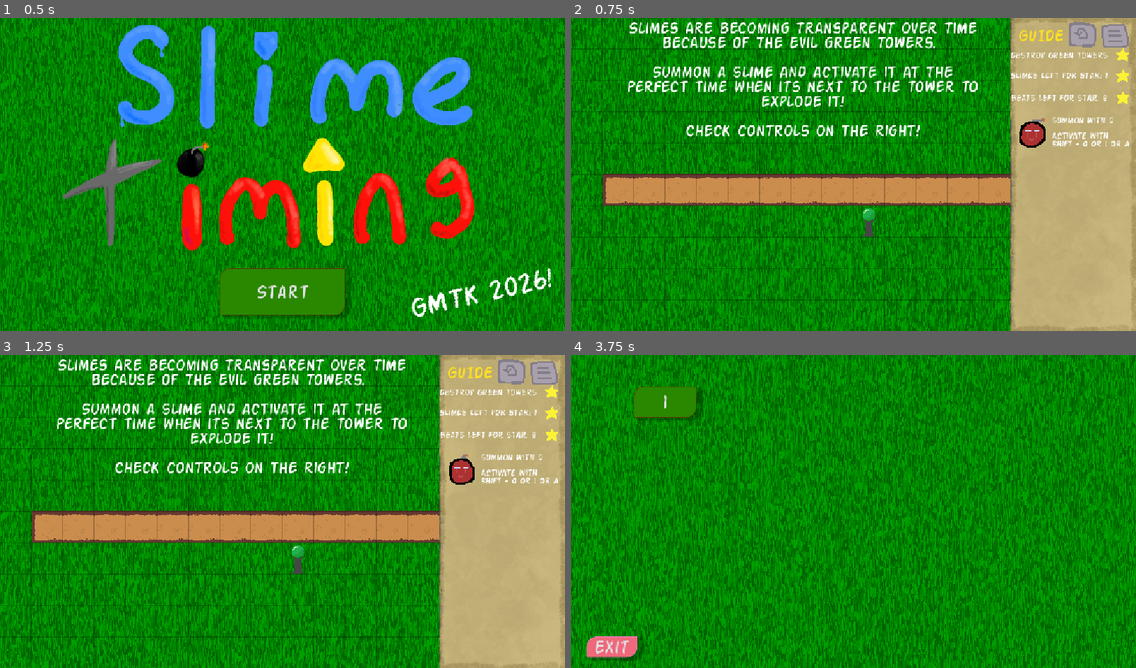
Above: before the commit, frames 1-4 (two rows, left to right).
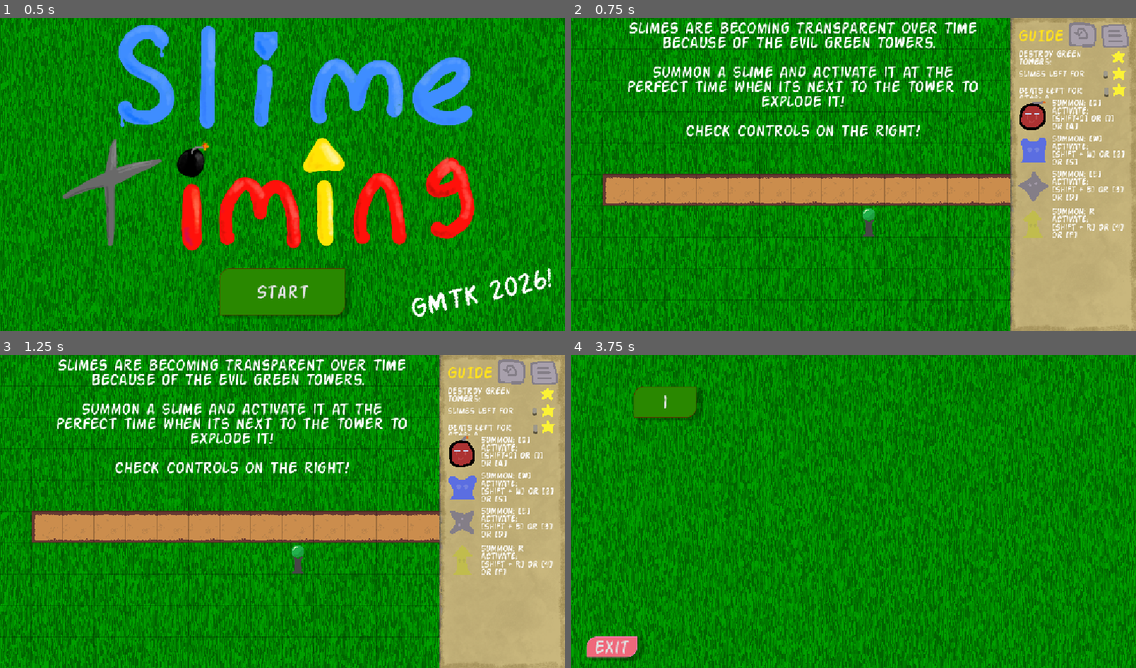
Above: after the commit, the same moments.

Repository: PeanutPiglet/SlimeTiming
Game: Godot game, scene res://levels/level_host.tscn
Same seed, same stepped clock (60 frames per second), same inputs: the game is played once before the commit and once after it.
Inputs (mouse positions are in pixels of both pictures, inside the frame that each line leads up to):
- Up to frame 1 (0.5 s): no input
- Up to frame 2 (0.75 s): click "Start" at 0.5 s
- Up to frame 3 (1.25 s): no input
- Up to frame 4 (3.75 s): click (1085, 370) at 1.25 s; click (1085, 370) at 2 s; click (1085, 370) at 2.75 s; click (1113, 373) at 3.5 s

Frame 1 is identical in both runs. In frame 2, 3.7% of the frame differs, in the area x 77-99%, y 9-71%; in frame 3, 3.7%; in frame 4, nothing differs.

Commit message:
fix: z-index fixes and restart overlay art

Diff:
--- /dev/null
+++ b/common/restart_overlay.tscn
@@ -0,0 +1,35 @@
+[gd_scene format=3 uid="uid://cecp73e47b7hk"]
+
+[ext_resource type="Texture2D" uid="uid://cujoitwnokvu4" path="res://assets/restart_overlay/restart_overlayaseprite.png" id="1_57l2e"]
+[ext_resource type="FontFile" uid="uid://do3ekmvsagx75" path="res://font/Action_Man.ttf" id="2_3n6go"]
+
+[sub_resource type="AtlasTexture" id="AtlasTexture_85r64"]
+atlas = ExtResource("1_57l2e")
+region = Rect2(0, 0, 256, 256)
+
+[sub_resource type="SpriteFrames" id="SpriteFrames_cymu5"]
+animations = [{
+"frames": [{
+"duration": 1.0,
+"texture": SubResource("AtlasTexture_85r64")
+}],
+"loop": 1,
+"name": &"default",
+"speed": 5.0
+}]
+
+[node name="RestartOverlay" type="Node2D" unique_id=469869890]
+z_index = 200
+
+[node name="AnimatedSprite2D" type="AnimatedSprite2D" parent="." unique_id=1152366320]
+sprite_frames = SubResource("SpriteFrames_cymu5")
+
+[node name="RichTextLabel" type="RichTextLabel" parent="." unique_id=1194126776]
+offset_left = -126.0
+offset_top = 82.0
+offset_right = 140.0
+offset_bottom = 117.0
+theme_override_colors/default_color = Color(0.4117647, 0.41568628, 0.41568628, 1)
+theme_override_fonts/normal_font = ExtResource("2_3n6go")
+theme_override_font_sizes/normal_font_size = 20
+text = "press [P] or [↓] to restart"
--- a/common/sidebar.tscn
+++ b/common/sidebar.tscn
@@ -135,115 +135,107 @@
 position = Vector2(-3, 50)
 
 [node name="slime" type="AnimatedSprite2D" parent="explode" unique_id=403434904]
-position = Vector2(-80, -136)
+position = Vector2(-80, -172)
 sprite_frames = SubResource("SpriteFrames_0xmcs")
 autoplay = "default"
 
 [node name="RichTextLabel" type="RichTextLabel" parent="explode" unique_id=404675642]
 offset_left = -40.0
-offset_top = -167.0
+offset_top = -203.0
 offset_right = 120.0
-offset_bottom = -85.0
-theme = ExtResource("4_i141i")
-text = "Summon with q
-
-Activate with
-Shift + q or 1 or A"
+offset_bottom = -121.0
+theme = ExtResource("4_i141i")
+text = "Summon: [Q]
+Activate: [Shift+Q] OR [1] or [A]"
 
 [node name="defense" type="Node2D" parent="." unique_id=1122954073]
-visible = false
 
 [node name="AnimatedSprite2D" type="AnimatedSprite2D" parent="defense" unique_id=529749863]
-position = Vector2(-80, -24)
+position = Vector2(-81, -56)
 sprite_frames = SubResource("SpriteFrames_hkp47")
 autoplay = "default"
 
 [node name="RichTextLabel" type="RichTextLabel" parent="defense" unique_id=1285986759]
-offset_left = -42.0
-offset_top = -48.0
-offset_right = 126.0
-offset_bottom = 29.0
-theme = ExtResource("4_i141i")
-text = "Summon with W
-
-Activate with
-Shift + W or 2 or S"
+offset_left = -43.0
+offset_top = -80.0
+offset_right = 125.0
+offset_bottom = -3.0
+theme = ExtResource("4_i141i")
+text = "Summon: [W]
+Activate:
+[Shift + W] or [2] or [S]"
 
 [node name="cross" type="Node2D" parent="." unique_id=1050518950]
-visible = false
 
 [node name="AnimatedSprite2D2" type="AnimatedSprite2D" parent="cross" unique_id=147380409]
-position = Vector2(-80, 112)
+position = Vector2(-80, 24)
 sprite_frames = SubResource("SpriteFrames_jwswx")
 autoplay = "default"
 
 [node name="RichTextLabel" type="RichTextLabel" parent="cross" unique_id=96182149]
 offset_left = -43.0
-offset_top = 80.0
+offset_top = -8.0
 offset_right = 125.0
-offset_bottom = 157.0
-theme = ExtResource("4_i141i")
-text = "Summon with E
-
-Activate with
-Shift + E or 3 or D"
+offset_bottom = 69.0
+theme = ExtResource("4_i141i")
+text = "Summon: [E]
+Activate:
+[Shift + E] or [3] or [D]"
 
 [node name="boost" type="Node2D" parent="." unique_id=1805860286]
-visible = false
 position = Vector2(-3, 50)
 
 [node name="AnimatedSprite2D3" type="AnimatedSprite2D" parent="boost" unique_id=649359359]
-position = Vector2(-83, 219)
+position = Vector2(-79, 47)
 sprite_frames = SubResource("SpriteFrames_1olay")
 autoplay = "default"
 
 [node name="RichTextLabel" type="RichTextLabel" parent="boost" unique_id=2124938839]
-offset_left = -44.0
-offset_top = 191.0
-offset_right = 123.0
-offset_bottom = 268.0
-theme = ExtResource("4_i141i")
-text = "Summon with R
-
-Activate with
-Shift + R or 4 or F"
+offset_left = -40.0
+offset_top = 19.0
+offset_right = 127.0
+offset_bottom = 96.0
+theme = ExtResource("4_i141i")
+text = "Summon: R
+Activate:
+[Shift + R] or [4] or [F]"
 
 [node name="RichTextLabel2" type="RichTextLabel" parent="." unique_id=8766539]
-offset_left = -127.0
-offset_top = -250.0
-offset_right = 89.0
-offset_bottom = -173.0
-theme = ExtResource("4_i141i")
-text = "Destroy green towers"
+offset_left = -111.0
+offset_top = -253.0
+offset_right = 74.0
+offset_bottom = -219.0
+theme = ExtResource("4_i141i")
+text = "Destroy Green towers:"
 
 [node name="Beats" type="RichTextLabel" parent="." unique_id=1175343161]
-offset_left = -126.0
-offset_top = -163.0
-offset_right = 83.0
-offset_bottom = -131.0
+offset_left = -110.0
+offset_top = -178.0
+offset_right = 73.0
+offset_bottom = -158.0
 theme = ExtResource("4_i141i")
 text = "Beats Left: "
 
 [node name="Troops" type="RichTextLabel" parent="." unique_id=1474357132]
-offset_left = -127.0
-offset_top = -209.0
-offset_right = 86.0
-offset_bottom = -176.0
+offset_left = -111.0
+offset_top = -212.0
+offset_right = 71.0
+offset_bottom = -196.0
 theme = ExtResource("4_i141i")
 text = "Troops Left:"
 
 [node name="AnimatedSprite2D" type="AnimatedSprite2D" parent="." unique_id=168781169]
-position = Vector2(101, -246)
+position = Vector2(92, -242)
 scale = Vector2(0.5, 0.5)
 sprite_frames = SubResource("SpriteFrames_n2rqo")
 
 [node name="star2" type="AnimatedSprite2D" parent="." unique_id=1207717911]
-position = Vector2(101, -158)
+position = Vector2(93, -175)
 scale = Vector2(0.5, 0.5)
 sprite_frames = SubResource("SpriteFrames_n2rqo")
 
 [node name="star3" type="AnimatedSprite2D" parent="." unique_id=594928605]
-position = Vector2(101, -203)
+position = Vector2(93, -208)
 scale = Vector2(0.5, 0.5)
 sprite_frames = SubResource("SpriteFrames_n2rqo")
 
--- a/levels/level11.tscn
+++ b/levels/level11.tscn
@@ -14,6 +14,7 @@
 min_troops = 3
 
 [node name="Sidebar" parent="." unique_id=1662877161 instance=ExtResource("2_pne10")]
+z_index = 100
 position = Vector2(1024, 320)
 
 [node name="Grid" parent="." unique_id=1628908688 instance=ExtResource("2_triof")]
Binary file added: assets/restart_overlay/restart_overlayaseprite.aseprite
Binary file added: assets/restart_overlay/restart_overlayaseprite.png
